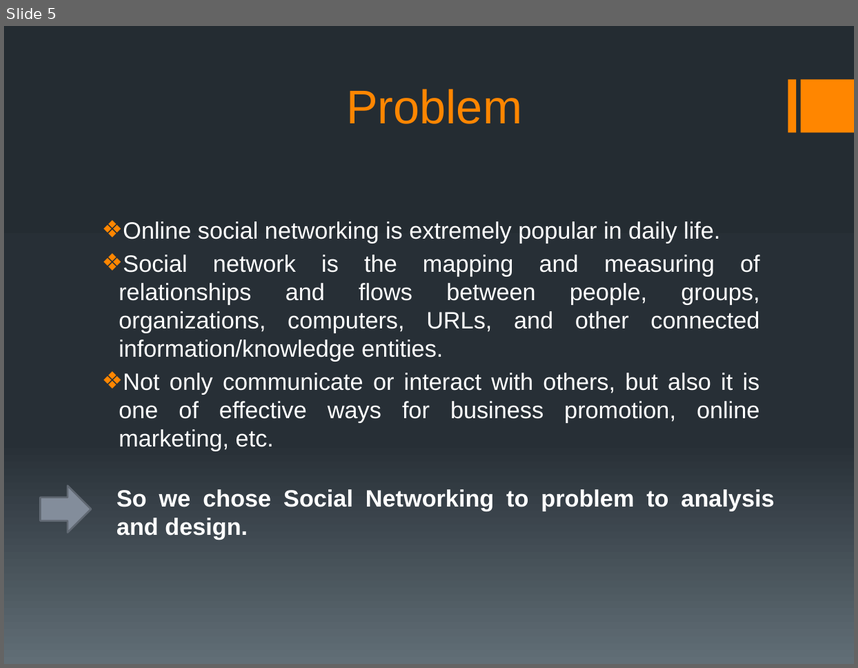
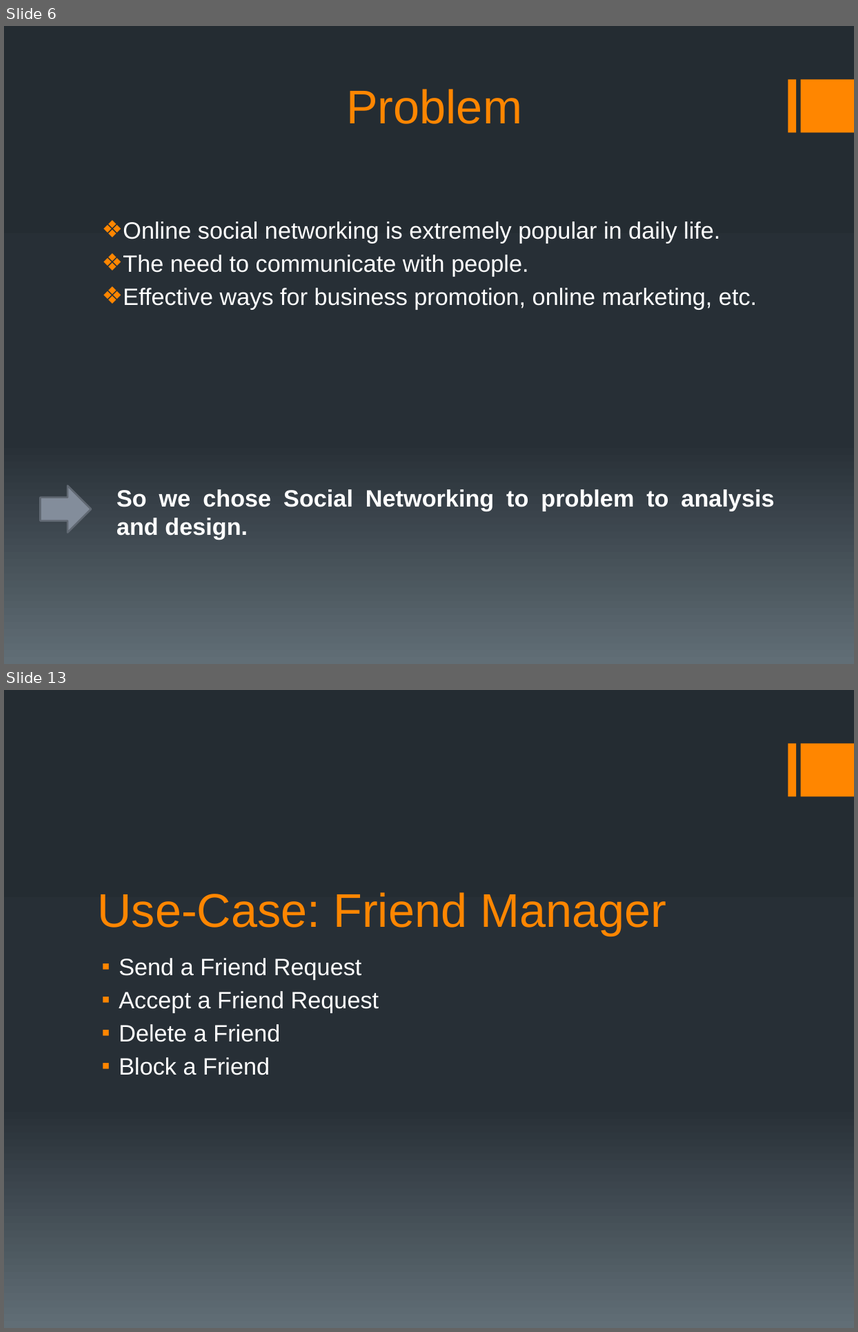
Before and after one commit to cuongtqc/ooad, a slide deck: Social Networking.pptx. Shown one above the other, each under a label of ours: slide 5 before the commit, slides 6 and 13 after it; the slides between them are not shown. The pictures are 858x668 and 858x1332 pixels, drawn with LibreOffice and Linux fonts; fonts in the diff are those of the drawing. Boxes give left, top, right and bottom in pixels: in the first picture for what was removed or moved away, otherwise in the second. Text is boxed around its words. In the diff, an @@ line names an element or a change of style, - is before the commit and + after.

```diff
--- a/Social Networking.pptx
+++ b/Social Networking.pptx
@@ slide 13 added at (x1=4, y1=690, x2=854, y2=1328), background gradient #242C33 to #273037 to #636D76; not listed: 2 template elements that a slide beside it also shows @@
@@ title added at (x1=98, y1=892, x2=666, y2=936), 40 pt, text #FF8600 @@
+Use-Case: Friend Manager
@@ text added at (x1=119, y1=958, x2=379, y2=1075), 20 pt, text #FFFFFF @@
+▪ Send a Friend Request
+▪ Accept a Friend Request
+▪ Delete a Friend
+▪ Block a Friend
@@ what was slide 5 is now slide 6 @@
@@ slide 6 changed as well @@
@@ text at (x1=123, y1=254, x2=757, y2=309): text changed @@
-❖ Social network is the mapping and measuring of relationships and flows between people, groups, organizations, computers, URLs, and other connected information/knowledge entities.
-❖ Not only communicate or interact with others, but also it is one of effective ways for business promotion, online marketing, etc.
+❖ The need to communicate with people.
+❖ Effective ways for business promotion, online marketing, etc.
```
Also in this commit, not shown: 5 other slides changed, 23 other slides added, 4 slides removed.
